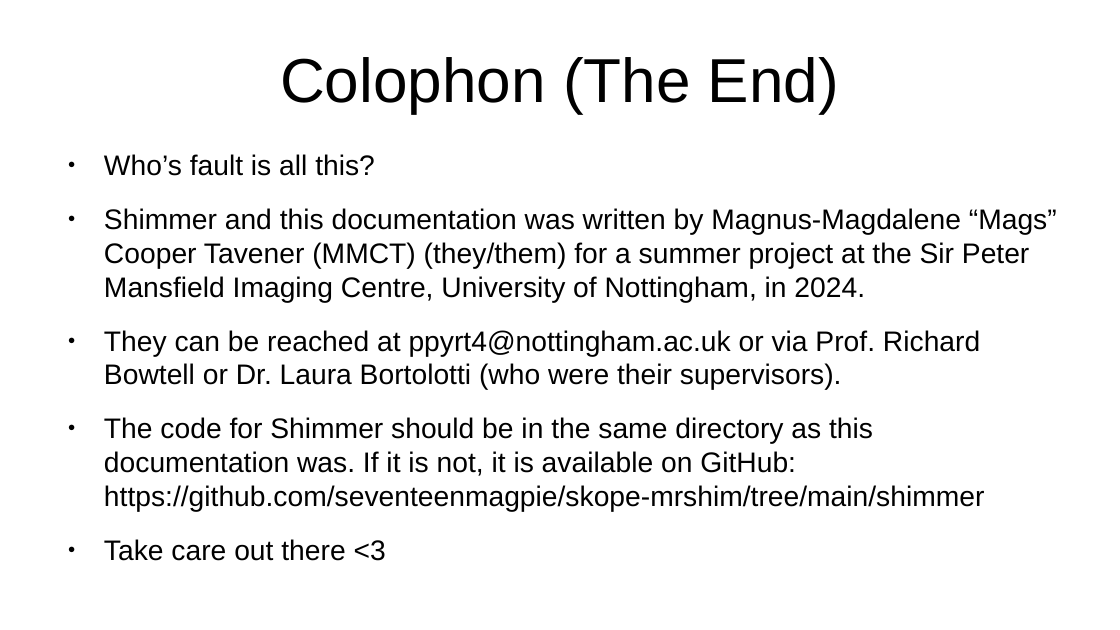
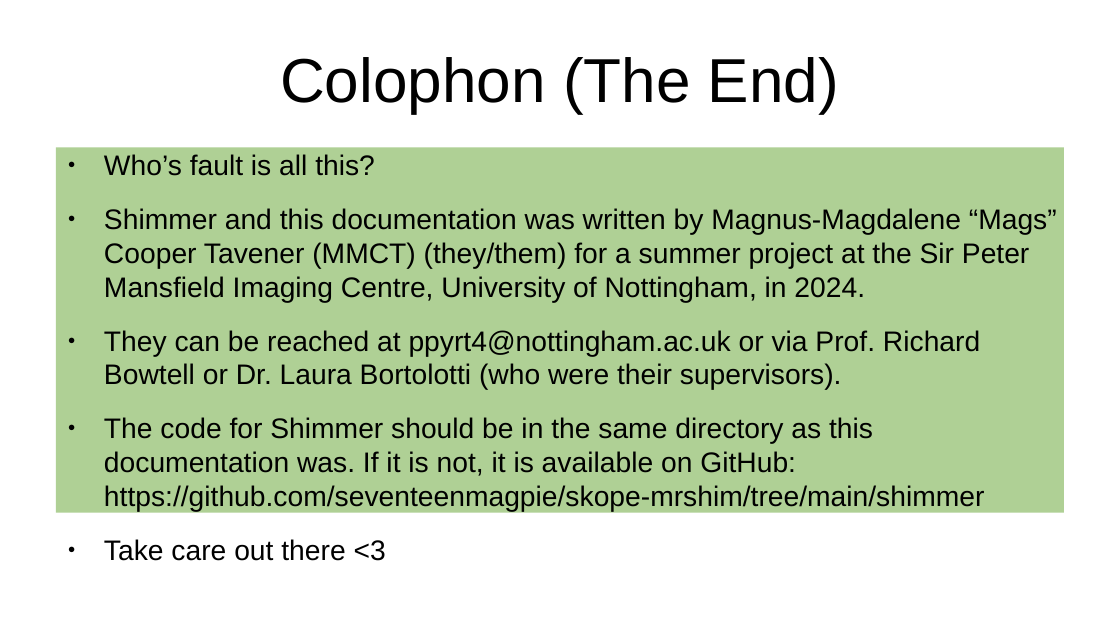
Before and after one commit to seventeenmagpie/skope-mrshim, a slide deck: slide 49 of shimmer/docs/user_guide_with_images.odp. Drawn at 1120x630 pixels with LibreOffice and Linux fonts; fonts in the diff are those of the drawing. Boxes give left, top, right and bottom in pixels: in the first picture for what was removed or moved away, otherwise in the second. Text is boxed around its words. In the diff, an @@ line names an element or a change of style, - is before the commit and + after.

Commit message:
Final version before back in September  - Ran code through style enforcer,  - Added network diagram and file structure screenshot to powerpoint,    made various other edits,  - Tested code on MRShim laptop, fixed bugs, also fixed python control    examples,

```diff
--- a/shimmer/docs/user_guide_with_images.odp
+++ b/shimmer/docs/user_guide_with_images.odp
@@ text "Who’s fault is all this?": place and size @@
-text "Who’s fault is all this?" at [104, 154, 1057, 512]
+text "Who’s fault is all this?" at [56, 147, 1064, 513]
@@ text "Who’s fault is all this?" at [56, 147, 1064, 513]: fill none to #AFD095 @@
```
Also in this commit, not shown: 11 other slides changed, 1 slide added, 1 slide removed, 8 other files.
